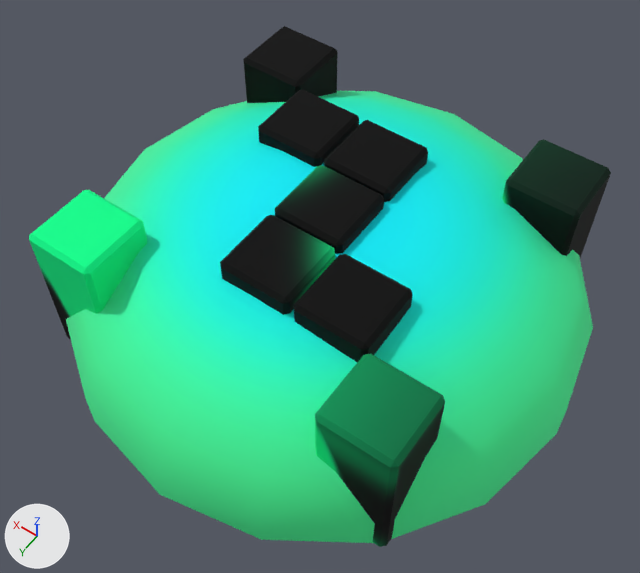
One commit to the glTF model public/assets/models/Button.glb: the scene before it, then after it.
Before and after are seen from a 50 mm camera at (-0.56, 0.811, 1.348) aimed at (-0.011, 0.042, 0.14). The axes (+X, +Y, +Z) are drawn at lower left. The lights are the same throughout. Vertices at the same position are counted once.

Objects in the first picture: 'Button.001'.
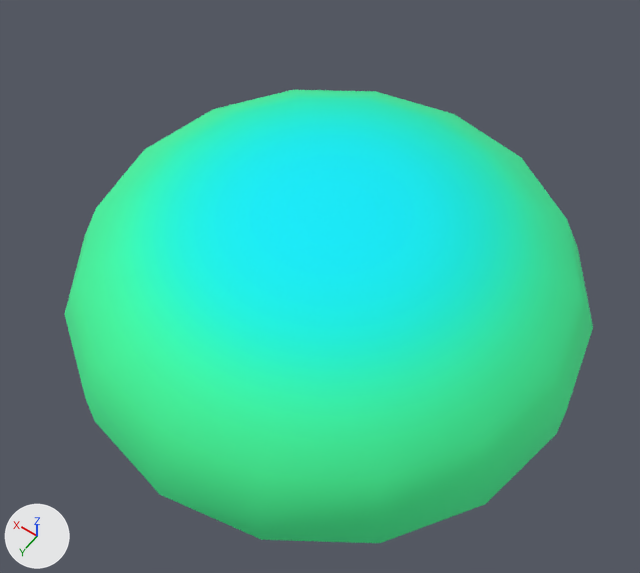
What differs and where, as boxes [x1, y1, x2, y2] in the pictures (640 x 573 px):
'Button.001', reshaped (9% narrower, 13% shorter)
    before: [29, 26, 611, 547]
    after: [64, 90, 593, 543]
part 1 of me_button_001, deleted
    before: [29, 26, 611, 547]

Edits to the bpy script that builds the scene:
```text
Change me_button_001:
    used by ob_button_001; location = (0.0, 0.0, 0.0)
    remove me_button_001.from_pydata(...)  # 260 vertices, 412 faces; spans x -0.464..0.464, y -0.464..0.464, z 0.035..0.31
    add me_button_001.from_pydata(...)  # 80 vertices, 142 faces; spans x -0.464..0.464, y -0.464..0.464, z 0.035..0.283
    me_button_001 part 1: 9 loose pieces with 180 vertices, spanning x -0.339..0.344, y -0.337..0.334, z 0.038..0.31, are deleted
    me_button_001 part 2: the surface is now shaded smooth
```
